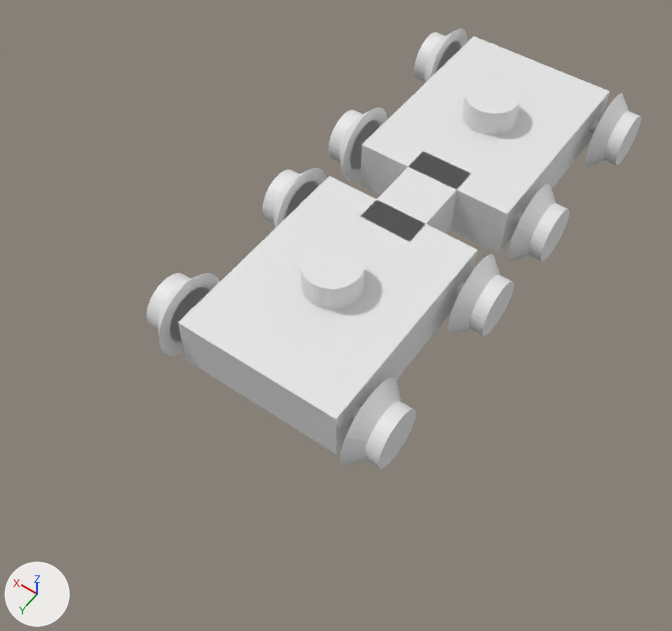
One commit to the Blender file Assets/Models/bogee pair.blend: the scene before it, then after it.
Camera for both pictures: a 50 mm lens placed at (-2.24, 4.09, 4.76), pointed at (0.02, 0.93, -0.21). Every picture has the same lights, and +X, +Y and +Z are marked at lower left.

In view in the first picture: 'Double Bogee'.
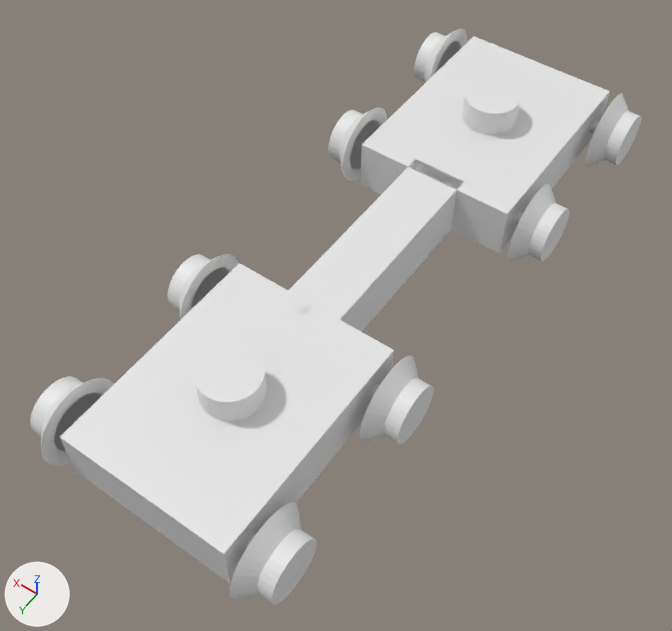
The newer file is also turned or shifted as a whole; pictures and numbers use the older file's frame.

Location of each change, [x1, y1, x2, y2] in pixels of the pictures (672 x 631 px; the box of a moved part takes in the faces that stretch with it):
'Double Bogee', reshaped (23% wider, 31% taller): before [146, 29, 641, 469]; after [30, 29, 641, 604]
part 1 of me_cube, moved or reshaped: before [360, 151, 471, 242]; after [280, 159, 464, 332]
part 2 of me_cube, moved or reshaped: before [178, 176, 477, 454]; after [60, 263, 394, 584]
part 3 of me_cube, moved or reshaped: before [300, 241, 365, 310]; after [194, 344, 267, 421]
part 4 of me_cube, moved or reshaped: before [299, 200, 465, 296]; after [208, 289, 380, 399]
part 5 of me_cube, moved or reshaped: before [448, 254, 500, 335]; after [360, 355, 419, 442]
part 6 of me_cube, moved or reshaped: before [469, 274, 514, 336]; after [383, 378, 434, 444]
part 7 of me_cube, moved or reshaped: before [274, 168, 326, 228]; after [179, 254, 239, 320]
part 8 of me_cube, moved or reshaped: before [262, 169, 318, 224]; after [167, 254, 229, 311]
part 9 of me_cube, moved or reshaped: before [188, 308, 361, 422]; after [75, 415, 257, 549]
part 10 of me_cube, moved or reshaped: before [340, 378, 401, 466]; after [230, 503, 302, 600]
part 11 of me_cube, moved or reshaped: before [364, 401, 416, 469]; after [257, 529, 317, 604]
part 12 of me_cube, moved or reshaped: before [158, 273, 220, 355]; after [41, 378, 114, 466]
part 13 of me_cube, moved or reshaped: before [146, 273, 209, 342]; after [30, 376, 102, 451]

Edits to the bpy script that builds the scene:
```text
Change me_cube:
    where me_cube.from_pydata(...)  # 1432 vertices, 766 faces; spans x -0.9..0.9, y -1.9..1.9, z -0.3..0.4
    used by ob_double_bogee; location = (0.0, 0.0, 0.0)
    me_cube part 1: the loose piece of 8 vertices spanning x -0.2..0.2, y -0.4..0.4, z -0.2..0.2 is scaled about its middle by (1, 2, 1), then moved by (0.0, 0.5, 0.0)
    me_cube part 2: the loose piece of 8 vertices spanning x -0.6..0.6, y 0.2..1.8, z -0.2..0.2 is moved by (0.0, 1.0, 0.0)
    me_cube part 3: the loose piece of 64 vertices spanning x -0.2..0.2, y 0.8..1.2, z 0.0..0.4 is moved by (0.0, 1.0, 0.0)
    me_cube part 4: the loose piece of 64 vertices spanning x -0.8..0.8, y 0.35..0.45, z -0.05..0.05 is moved by (0.0, 1.0, 0.0)
    me_cube part 5: the loose piece of 64 vertices spanning x -0.8..-0.7, y 0.1..0.7, z -0.3..0.3 is moved by (0.0, 1.0, 0.0)
    me_cube part 6: the loose piece of 64 vertices spanning x -0.9..-0.7, y 0.2..0.6, z -0.2..0.2 is moved by (0.0, 1.0, 0.0)
    me_cube part 7: the loose piece of 64 vertices spanning x 0.7..0.8, y 0.1..0.7, z -0.3..0.3 is moved by (0.0, 1.0, 0.0)
    me_cube part 8: the loose piece of 64 vertices spanning x 0.7..0.9, y 0.2..0.6, z -0.2..0.2 is moved by (0.0, 1.0, 0.0)
    me_cube part 9: the loose piece of 64 vertices spanning x -0.8..0.8, y 1.55..1.65, z -0.05..0.05 is moved by (0.0, 1.0, 0.0)
    me_cube part 10: the loose piece of 64 vertices spanning x -0.8..-0.7, y 1.3..1.9, z -0.3..0.3 is moved by (0.0, 1.0, 0.0)
    me_cube part 11: the loose piece of 64 vertices spanning x -0.9..-0.7, y 1.4..1.8, z -0.2..0.2 is moved by (0.0, 1.0, 0.0)
    me_cube part 12: the loose piece of 64 vertices spanning x 0.7..0.8, y 1.3..1.9, z -0.3..0.3 is moved by (0.0, 1.0, 0.0)
    me_cube part 13: the loose piece of 64 vertices spanning x 0.7..0.9, y 1.4..1.8, z -0.2..0.2 is moved by (0.0, 1.0, 0.0)
```
